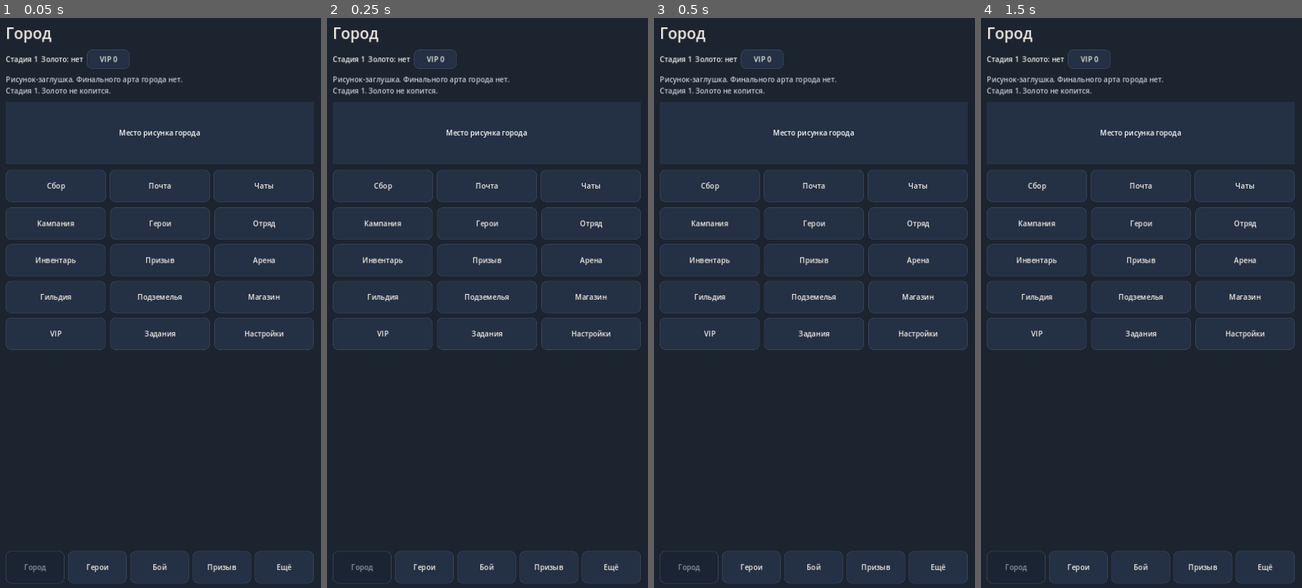
Above: before the commit, frames 1-4 (left to right).
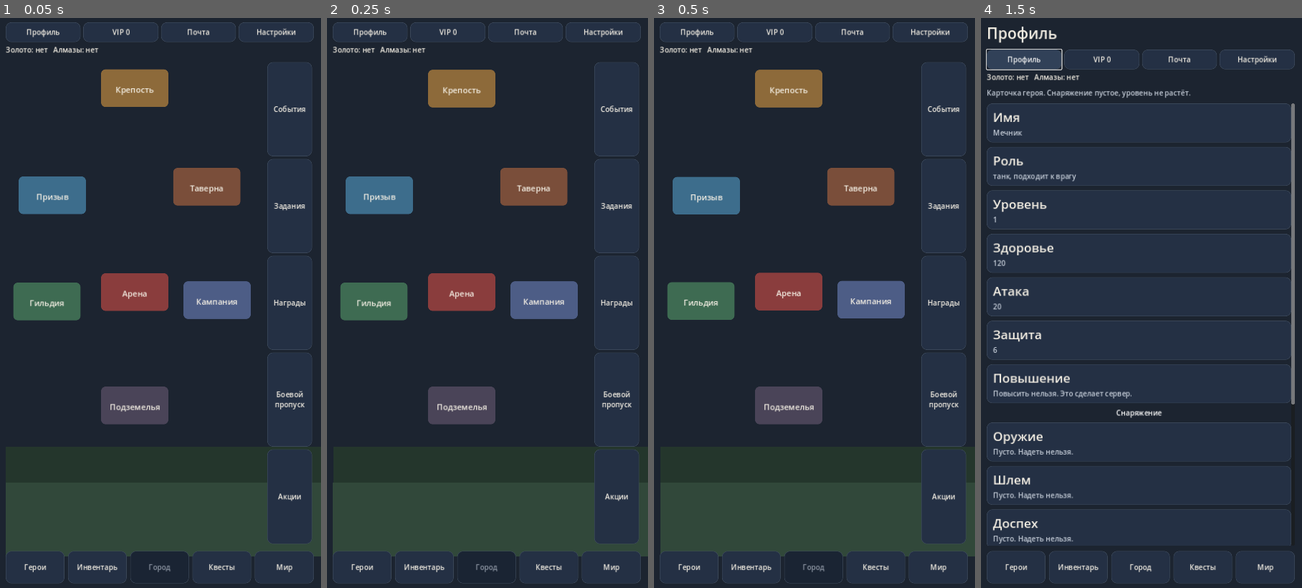
Above: after the commit, the same moments.

Repository: maillunex-lang/ufacity
Game: Godot game, scene res://scenes/main.tscn
The game is run twice, just before and just after one commit, with the same random seed, the same clock (stepped at 60 frames per second) and the same inputs.
Inputs (mouse positions are in pixels of both pictures, inside the frame that each line leads up to):
- Up to frame 1 (0.05 s): no input
- Up to frame 2 (0.25 s): no input
- Up to frame 3 (0.5 s): no input
- Up to frame 4 (1.5 s): click (1022, 29) at 0.5 s, where only the run after the commit has a clickable "Профиль"; click (1022, 57) at 1.25 s, where only the run after the commit has a clickable "Профиль"

The runs differ from the first frame. In frame 1, 24% of the frame differs, in the area x 1-100%, y 0-98%; in frame 2, 24%; in frame 3, 24%; in frame 4, 8.4%.

Commit message:
Lay out the city as one screen with seven named buildings.
The top bar, bottom navigation and side buttons are frames only. Gold and gems stay empty.

Diff:
--- a/client/scripts/shell.gd
+++ b/client/scripts/shell.gd
@@ -1,20 +1,28 @@
 extends Control
 
 const PAGES := {
-	"city": ["Город", "Рисунок-заглушка. Финального арта города нет."],
-	"campaign": ["Кампания", "Бой считается на телефоне из отряда. Золото стадии не начисляется: сервер с телефона не вызывается."],
-	"heroes": ["Герои", "В отряде только те, кто уже есть. Повышение уровня серверное, здесь золото не тратится и уровень не растёт."],
+	"city": ["Город", "Один экран. Зданий семь, рисунка города нет."],
+	"campaign": ["Кампания", "Бой считается на телефоне из отряда. Золото стадии не начисляется."],
+	"heroes": ["Герои", "В отряде только те, кто уже есть. Повышение уровня серверное, здесь уровень не растёт."],
 	"preview": ["3D-просмотр", "Отдельной витрины нет. Трёхмерные модели видны в бою."],
 	"formation": ["Отряд", "Два спереди, три сзади. Слот хранит id героя и переключает только полученных. На сервер не уходит."],
 	"inventory": ["Инвентарь", "Шесть слотов и артефакт ещё не работают."],
-	"summon": ["Призыв", "На сервере призыв стоит 50 золота. Этот экран сервер не вызывает и никого не добавляет."],
-	"arena": ["Арена", "Это бой отряда против жрецов первой стадии, не PvP и не рейтинг."],
+	"summon": ["Призыв", "Этот экран сервер не вызывает и никого не добавляет."],
+	"arena": ["Арена", "Рейтинга и PvP нет. Это не бой кампании и наград нет."],
 	"guild": ["Гильдия", "Раздел есть. Совместной игры нет."],
 	"dungeons": ["Подземелья", "Раздел есть. Боёв подземелья нет."],
+	"fortress": ["Крепость", "База игрока. Золото простоя отсюда не выдаётся."],
+	"tavern": ["Таверна", "Гостей нет. Героев и наград не выдаёт."],
+	"world": ["Мир", "Отдельной карты нет. Ниже те же места, что стоят в городе."],
+	"events": ["События", "Событий нет. Наград нет."],
+	"tasks": ["Задания", "Ежедневных заданий нет. Наград нет."],
+	"rewards": ["Награды", "Забрать нечего. Ничего не выдаётся."],
+	"pass": ["Боевой пропуск", "Пропуска нет. Оплаты нет, ничего не выдаётся."],
+	"offers": ["Акции", "Акций нет. Деньги не списываются и награды не выдаются."],
 	"shop": ["Магазин", "Лавка и донат только нарисованы. Оплаты нет, ничего не списывается и не выдаётся."],
 	"vip": ["VIP", "Скорость боя зависит от VIP. Повысить его с телефона нельзя."],
 	"profile": ["Профиль", "Карточка героя. Снаряжение пустое, уровень не растёт."],
-	"quests": ["Задания", "Список пуст. Наград нет."],
+	"quests": ["Квесты", "Список пуст. Наград нет."],
 	"settings": ["Настройки", "Аккаунт, язык и версия. Сервер с телефона не вызывается."],
 	"idle": ["Сбор", "Быстрый сбор наград простоя. Сервер не вызывается, золото не выдаётся."],
 	"mail": ["Почта", "Входящих нет. Вложения не выдаются."],
@@ -32,9 +40,13 @@
 var _bar_buttons: Array[Button] = []
 var _page := "city"
 var _open_hero := "temp_a"
-var _chip_stage: Label
 var _chip_gold: Label
+var _chip_gems: Label
 var _chip_vip: Button
+var _parallax_far: Control
+var _parallax_near: Control
+var _bobs: Array = []
+var _clock := 0.0
 
 
 func _ready() -> void:
@@ -56,20 +68,30 @@
 	_title.add_theme_font_size_override("font_size", 34)
 	_title.add_theme_color_override("font_color", Color("f4efe4"))
 	column.add_child(_title)
-	var chips := HBoxContainer.new()
-	chips.add_theme_constant_override("separation", 8)
-	column.add_child(chips)
-	_chip_stage = _chip("Стадия 1")
-	_chip_gold = _chip("Золото: нет")
-	chips.add_child(_chip_stage)
-	chips.add_child(_chip_gold)
+	var top := VBoxContainer.new()
+	top.add_theme_constant_override("separation", 6)
+	column.add_child(top)
+	var top_row := HBoxContainer.new()
+	top_row.add_theme_constant_override("separation", 6)
+	top.add_child(top_row)
+	top_row.add_child(_top_button("Профиль", func() -> void: _show("profile")))
 	var vip := Button.new()
 	_chip_vip = vip
 	vip.text = "VIP 0"
-	vip.custom_minimum_size = Vector2(96, 40)
+	vip.custom_minimum_size = Vector2(88, 44)
+	vip.size_flags_horizontal = Control.SIZE_EXPAND_FILL
 	_style_button(vip)
 	vip.pressed.connect(func() -> void: _show("vip"))
-	chips.add_child(vip)
+	top_row.add_child(vip)
+	top_row.add_child(_top_button("Почта", func() -> void: _show("mail")))
+	top_row.add_child(_top_button("Настройки", func() -> void: _show("settings")))
+	var money := HBoxContainer.new()
+	money.add_theme_constant_override("separation", 12)
+	top.add_child(money)
+	_chip_gold = _chip("Золото: нет")
+	_chip_gems = _chip("Алмазы: нет")
+	money.add_child(_chip_gold)
+	money.add_child(_chip_gems)
 	_body = Label.new()
 	_body.autowrap_mode = TextServer.AUTOWRAP_WORD_SMART
 	_body.add_theme_color_override("font_color", Color("c5cdd8"))
@@ -115,7 +137,7 @@
 	bar.add_theme_constant_override("separation", 8)
 	bar.custom_minimum_size = Vector2(0, 72)
 	column.add_child(bar)
-	for item in [["city", "Город"], ["heroes", "Герои"], ["arena", "Бой"], ["summon", "Призыв"], ["more", "Ещё"]]:
+	for item in [["heroes", "Герои"], ["inventory", "Инвентарь"], ["city", "Город"], ["quests", "Квесты"], ["world", "Мир"]]:
 		var button := Button.new()
 		button.text = item[1]
 		button.size_flags_horizontal = Control.SIZE_EXPAND_FILL
@@ -124,12 +146,7 @@
 		button.set_meta("page", item[0])
 		var page := str(item[0])
 		button.pressed.connect(func() -> void:
-			if page == "more":
-				_show("more")
-			elif page == "arena":
-				get_tree().change_scene_to_file("res://scenes/battle.tscn")
-			else:
-				_show(page)
+			_show(page)
 		)
 		bar.add_child(button)
 		_bar_buttons.append(button)
@@ -140,13 +157,11 @@
 	var info: Array = PAGES[page]
 	_title.text = info[0]
 	_body.text = info[1]
-	_chip_stage.text = "Стадия %d" % Roster.stage
+	_title.visible = page != "city"
+	_body.visible = page != "city"
 	_chip_gold.text = "Золото: нет"
+	_chip_gems.text = "Алмазы: нет"
 	_chip_vip.text = "VIP %d" % Roster.vip
-	if page == "city":
-		_body.text += "\nСтадия %d. Золото не копится." % Roster.stage
-	elif page == "campaign" or page == "arena":
-		_body.text = "Стадия %d. Ниже состав врагов. Золото не копится." % Roster.stage
 	_clear_host()
 	_mark_bar()
 	if page == "city":
@@ -185,8 +200,17 @@
 		_summon()
 	elif page == "guild" or page == "dungeons":
 		_closed()
-	elif page == "campaign" or page == "arena":
+	elif page == "campaign":
+		_body.text = "Стадия %d. Ниже состав врагов. Золото не копится." % Roster.stage
 		_before_battle()
+	elif page == "arena":
+		_plain()
+	elif page == "fortress":
+		_fortress()
+	elif page == "world":
+		_world()
+	elif page == "tavern" or page == "events" or page == "tasks" or page == "rewards" or page == "pass" or page == "offers":
+		_plain()
 	elif page == "preview":
 		_action("Открыть бой", func() -> void:
 			get_tree().change_scene_to_file("res://scenes/battle.tscn")
@@ -199,6 +223,9 @@
 
 
 func _clear_host() -> void:
+	_bobs.clear()
+	_parallax_far = null
+	_parallax_near = null
 	for child in _host.get_children():
 		_host.remove_child(child)
 		child.free()
@@ -209,51 +236,156 @@
 	_host.add_child(node)
 
 
+func _process(delta: float) -> void:
+	if _page != "city" or _bobs.is_empty():
+		return
+	_clock += delta
+	if is_instance_valid(_parallax_far):
+		_parallax_far.position.x = sin(_clock * 0.18) * 16.0
+	if is_instance_valid(_parallax_near):
+		_parallax_near.position.x = sin(_clock * 0.22) * 8.0
+	for bob in _bobs:
+		var node: Control = bob["node"]
+		if not is_instance_valid(node):
+			continue
+		var shift := sin(_clock * 1.15 + float(bob["phase"])) * 3.0
+		node.offset_top = float(bob["top"]) + shift
+		node.offset_bottom = float(bob["bottom"]) + shift
+
+
 func _city() -> void:
-	var scroll := ScrollContainer.new()
-	scroll.horizontal_scroll_mode = ScrollContainer.SCROLL_MODE_DISABLED
-	_mount(scroll)
-	var column := VBoxContainer.new()
-	column.size_flags_horizontal = Control.SIZE_EXPAND_FILL
-	column.add_theme_constant_override("separation", 12)
-	scroll.add_child(column)
-	var art := ColorRect.new()
-	art.color = Color("243044")
-	art.custom_minimum_size = Vector2(0, 140)
-	column.add_child(art)
-	var art_label := Label.new()
-	art_label.text = "Место рисунка города"
-	art_label.horizontal_alignment = HORIZONTAL_ALIGNMENT_CENTER
-	art_label.vertical_alignment = VERTICAL_ALIGNMENT_CENTER
-	art_label.set_anchors_preset(Control.PRESET_FULL_RECT)
-	art.add_child(art_label)
-	var tools := HBoxContainer.new()
-	tools.add_theme_constant_override("separation", 8)
-	column.add_child(tools)
-	for item in [["idle", "Сбор"], ["mail", "Почта"], ["chats", "Чаты"]]:
-		var button := _nav_button(item[0], item[1])
-		button.size_flags_horizontal = Control.SIZE_EXPAND_FILL
-		tools.add_child(button)
-	var grid := GridContainer.new()
-	grid.columns = 3
-	grid.add_theme_constant_override("h_separation", 10)
-	grid.add_theme_constant_override("v_separation", 10)
-	column.add_child(grid)
-	for item in [
-		["campaign", "Кампания"],
-		["heroes", "Герои"],
-		["formation", "Отряд"],
-		["inventory", "Инвентарь"],
-		["summon", "Призыв"],
-		["arena", "Арена"],
-		["guild", "Гильдия"],
-		["dungeons", "Подземелья"],
-		["shop", "Магазин"],
-		["vip", "VIP"],
-		["quests", "Задания"],
-		["settings", "Настройки"],
-	]:
-		grid.add_child(_nav_button(item[0], item[1]))
+	var root := Control.new()
+	_mount(root)
+	_parallax_far = _hill_layer(Color("24362c"), 220.0)
+	_parallax_near = _hill_layer(Color("31483a"), 140.0)
+	root.add_child(_parallax_far)
+	root.add_child(_parallax_near)
+	var spots := [
+		{"page": "fortress", "title": "Крепость", "color": "8d6a3a", "x": 0.50, "y": 0.02, "phase": 0.0},
+		{"page": "summon", "title": "Призыв", "color": "3d6d8c", "x": 0.18, "y": 0.26, "phase": 0.8},
+		{"page": "tavern", "title": "Таверна", "color": "7a4e3a", "x": 0.78, "y": 0.24, "phase": 1.4},
+		{"page": "guild", "title": "Гильдия", "color": "3e6b52", "x": 0.16, "y": 0.50, "phase": 2.0},
+		{"page": "arena", "title": "Арена", "color": "8a3d3d", "x": 0.50, "y": 0.48, "phase": 2.6},
+		{"page": "campaign", "title": "Кампания", "color": "4d5d86", "x": 0.82, "y": 0.50, "phase": 3.1},
+		{"page": "dungeons", "title": "Подземелья", "color": "4a4458", "x": 0.50, "y": 0.74, "phase": 3.8},
+	]
+	for spot in spots:
+		var button := _building_button(str(spot["page"]), str(spot["title"]), Color(str(spot["color"])))
+		root.add_child(button)
+		_bobs.append({"node": button, "x": float(spot["x"]), "y": float(spot["y"]), "phase": float(spot["phase"]), "top": 0.0, "bottom": 0.0})
+	var rail := VBoxContainer.new()
+	rail.add_theme_constant_override("separation", 6)
+	rail.anchor_left = 1.0
+	rail.anchor_right = 1.0
+	rail.anchor_top = 0.0
+	rail.anchor_bottom = 1.0
+	rail.offset_left = -104.0
+	rail.offset_right = -4.0
+	rail.offset_top = 4.0
+	rail.offset_bottom = -4.0
+	root.add_child(rail)
+	for item in [["events", "События"], ["tasks", "Задания"], ["rewards", "Награды"], ["pass", "Боевой пропуск"], ["offers", "Акции"]]:
+		var side := Button.new()
+		side.text = item[1]
+		side.custom_minimum_size = Vector2(96, 48)
+		side.size_flags_vertical = Control.SIZE_EXPAND_FILL
+		side.autowrap_mode = TextServer.AUTOWRAP_WORD_SMART
+		side.clip_text = true
+		_style_button(side)
+		var side_page := str(item[0])
+		side.pressed.connect(func() -> void: _show(side_page))
+		rail.add_child(side)
+	root.resized.connect(_place_buildings)
+	_place_buildings()
+
+
+func _hill_layer(color: Color, height: float) -> ColorRect:
+	var hill := ColorRect.new()
+	hill.color = color
+	hill.mouse_filter = Control.MOUSE_FILTER_IGNORE
+	hill.anchor_left = -0.08
+	hill.anchor_right = 1.08
+	hill.anchor_top = 1.0
+	hill.anchor_bottom = 1.0
+	hill.offset_top = -height
+	hill.offset_bottom = 24.0
+	return hill
+
+
+func _place_buildings() -> void:
+	if _bobs.is_empty():
+		return
+	var node0: Control = _bobs[0]["node"]
+	var root := node0.get_parent() as Control
+	if root == null:
+		return
+	var usable := maxf(root.size.x - 112.0, 180.0)
+	var height := maxf(root.size.y, 320.0)
+	var bw := clampf(usable * 0.30, 96.0, 150.0)
+	for bob in _bobs:
+		var node: Control = bob["node"]
+		var left := float(bob["x"]) * usable - bw * 0.5
+		var top := float(bob["y"]) * (height - 96.0)
+		bob["top"] = top
+		bob["bottom"] = top + 84.0
+		node.anchor_left = 0.0
+		node.anchor_right = 0.0
+		node.anchor_top = 0.0
+		node.anchor_bottom = 0.0
+		node.offset_left = left
+		node.offset_right = left + bw
+		node.offset_top = top
+		node.offset_bottom = top + 84.0
+
+
+func _building_button(page: String, title: String, color: Color) -> Button:
+	var button := Button.new()
+	button.text = title
+	button.add_theme_font_size_override("font_size", 18)
+	button.add_theme_color_override("font_color", Color("f4efe4"))
+	var style := StyleBoxFlat.new()
+	style.bg_color = color
+	style.set_corner_radius_all(10)
+	style.content_margin_left = 6
+	style.content_margin_right = 6
+	style.content_margin_top = 16
+	style.content_margin_bottom = 8
+	button.add_theme_stylebox_override("normal", style)
+	var hover := style.duplicate() as StyleBoxFlat
+	hover.bg_color = color.lightened(0.12)
+	button.add_theme_stylebox_override("hover", hover)
+	button.add_theme_stylebox_override("pressed", hover)
+	button.pressed.connect(func() -> void: _show(page))
+	return button
+
+
+func _top_button(text: String, action: Callable) -> Button:
+	var button := Button.new()
+	button.text = text
+	button.custom_minimum_size = Vector2(0, 44)
+	button.size_flags_horizontal = Control.SIZE_EXPAND_FILL
+	button.clip_text = true
+	_style_button(button)
+	button.pressed.connect(action)
+	return button
+
+
+func _plain() -> void:
+	var column := _scroll_column()
+	column.add_child(_card(_title.text, _body.text))
+
+
+func _fortress() -> void:
+	var column := _scroll_column()
+	column.add_child(_card("Крепость", "База игрока. Быстрый сбор открывается здесь и ничего не выдаёт."))
+	column.add_child(_text_button("Сбор", func() -> void: _show("idle")))
+
+
+func _world() -> void:
+	var column := _scroll_column()
+	column.add_child(_card("Мир", "Отдельной карты нет. Ниже те же места, что стоят в городе."))
+	for item in [["campaign", "Кампания"], ["arena", "Арена"], ["dungeons", "Подземелья"], ["guild", "Гильдия"], ["fortress", "Крепость"], ["formation", "Отряд"], ["chats", "Чаты"], ["shop", "Магазин"]]:
+		column.add_child(_nav_button(item[0], item[1]))
 
 
 func _nav_button(page: String, text: String) -> Button:
@@ -263,10 +395,7 @@
 	button.size_flags_horizontal = Control.SIZE_EXPAND_FILL
 	_style_button(button)
 	button.pressed.connect(func() -> void:
-		if page == "arena":
-			get_tree().change_scene_to_file("res://scenes/battle.tscn")
-		else:
-			_show(page)
+		_show(page)
 	)
 	return button
 
@@ -294,6 +423,7 @@
 			_show("profile")
 		)
 		column.add_child(button)
+	column.add_child(_nav_button("formation", "Отряд"))
 	column.add_child(_nav_button("preview", "3D в бою"))
 
 
Not shown, changed: docs/HANDOFF.md
Not shown, changed: docs/ROADMAP.md
